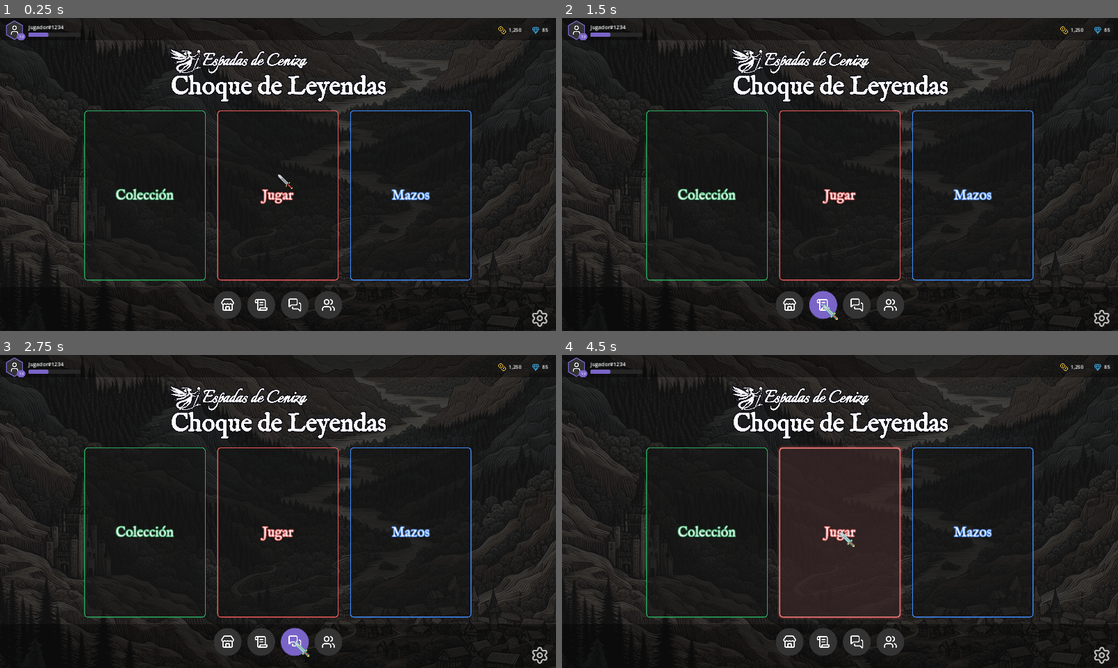
Above: before the commit, frames 1-4 (two rows, left to right).
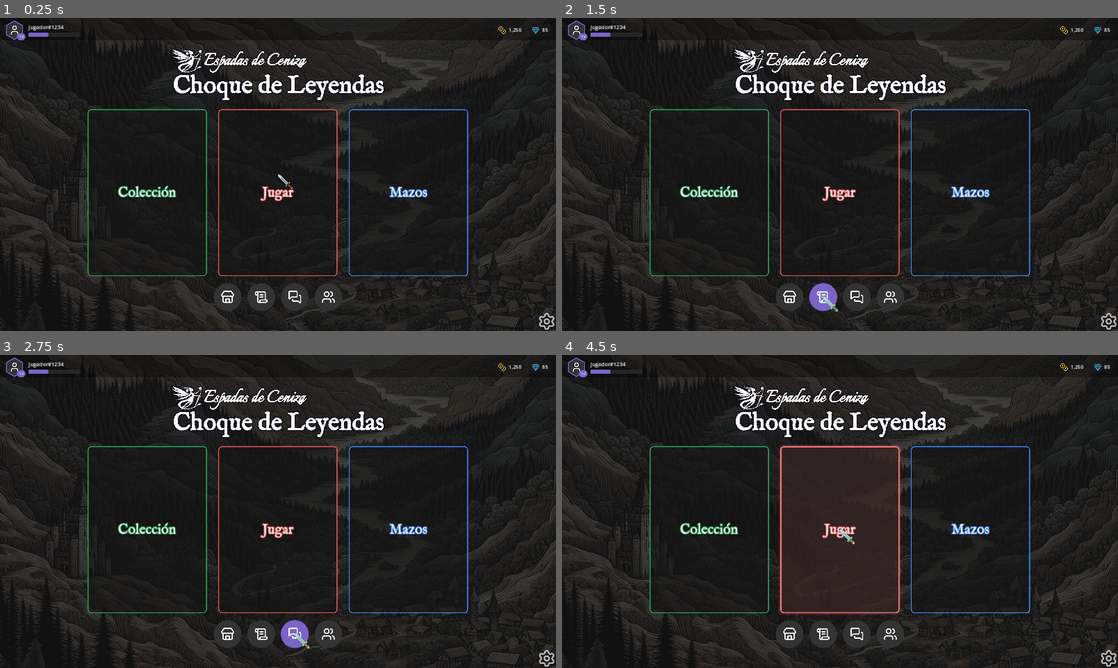
Above: after the commit, the same moments.

Repository: Bildurre/choque_de_leyendas_vg
Game: Godot game, scene res://screens/main_menu/main_menu_desktop.tscn
The game is run twice, just before and just after one commit, with the same random seed, the same clock (stepped at 60 frames per second) and the same inputs.
Inputs (mouse positions are in pixels of both pictures, inside the frame that each line leads up to; where the layout moved, square brackets give the same spot in the first picture):
- Up to frame 1 (0.25 s): no input
- Up to frame 2 (1.5 s): click (789, 296) [789, 305] at 0.5 s; click (823, 296) [823, 305] at 1.25 s
- Up to frame 3 (2.75 s): click (294, 633) [294, 642] at 2 s
- Up to frame 4 (4.5 s): click (890, 633) [890, 642] at 2.75 s; click (1106, 658) [1101, 655] at 3.5 s; click "Jugar" at 4.25 s

The runs differ from the first frame. In frame 1, 5.2% of the frame differs, in the area x 15-100%, y 10-100%; in frame 2, 5.3%; in frame 3, 5.4%; in frame 4, 5.8%.

Commit message:
Split bottom section into two bars: NavBar and SettingsBar
- NavBar: HBoxContainer with icon buttons centered (alignment=1)
- SettingsBar: HBoxContainer with gear aligned right (alignment=2)
- Both are direct children of the Layout VBoxContainer, fitting
  content naturally instead of using absolute positioning

https://claude.ai/code/session_0176j4sJi8nNgewyZfevnuDY

Diff:
--- a/screens/main_menu/main_menu_desktop.tscn
+++ b/screens/main_menu/main_menu_desktop.tscn
@@ -288,30 +288,12 @@
 script = ExtResource("14_mcb")
 accent_color = Color(0.251, 0.549, 0.992, 1)
 
-[node name="BottomSection" type="Control" parent="Layout"]
-layout_mode = 2
-custom_minimum_size = Vector2(0, 150)
-
-[node name="BottomBg" type="ColorRect" parent="Layout/BottomSection"]
-layout_mode = 1
-anchors_preset = 15
-anchor_right = 1.0
-anchor_bottom = 1.0
-grow_horizontal = 2
-grow_vertical = 2
-color = Color(0.0, 0.0, 0.0, 0.35)
-mouse_filter = 2
-
-[node name="CenterButtons" type="HBoxContainer" parent="Layout/BottomSection"]
-layout_mode = 1
-anchors_preset = 5
-anchor_left = 0.5
-anchor_right = 0.5
-offset_top = 12.0
-grow_horizontal = 2
+[node name="NavBar" type="HBoxContainer" parent="Layout"]
+layout_mode = 2
+alignment = 1
 theme_override_constants/separation = 20
 
-[node name="ShopButton" type="Button" parent="Layout/BottomSection/CenterButtons"]
+[node name="ShopButton" type="Button" parent="Layout/NavBar"]
 unique_name_in_owner = true
 layout_mode = 2
 tooltip_text = "MAIN_MENU_SHOP"
@@ -319,7 +301,7 @@
 script = ExtResource("2_ib")
 hover_color = Color(0.478, 0.392, 0.784, 1)
 
-[node name="MissionsButton" type="Button" parent="Layout/BottomSection/CenterButtons"]
+[node name="MissionsButton" type="Button" parent="Layout/NavBar"]
 unique_name_in_owner = true
 layout_mode = 2
 tooltip_text = "MAIN_MENU_MISSIONS"
@@ -327,7 +309,7 @@
 script = ExtResource("2_ib")
 hover_color = Color(0.478, 0.392, 0.784, 1)
 
-[node name="SocialButton" type="Button" parent="Layout/BottomSection/CenterButtons"]
+[node name="SocialButton" type="Button" parent="Layout/NavBar"]
 unique_name_in_owner = true
 layout_mode = 2
 tooltip_text = "MAIN_MENU_SOCIAL"
@@ -335,7 +317,7 @@
 script = ExtResource("2_ib")
 hover_color = Color(0.478, 0.392, 0.784, 1)
 
-[node name="FriendsButton" type="Button" parent="Layout/BottomSection/CenterButtons"]
+[node name="FriendsButton" type="Button" parent="Layout/NavBar"]
 unique_name_in_owner = true
 layout_mode = 2
 tooltip_text = "MAIN_MENU_FRIENDS"
@@ -343,20 +325,14 @@
 script = ExtResource("2_ib")
 hover_color = Color(0.478, 0.392, 0.784, 1)
 
-[node name="SettingsButton" type="TextureButton" parent="Layout/BottomSection"]
-unique_name_in_owner = true
-layout_mode = 1
-anchors_preset = 3
-anchor_left = 1.0
-anchor_top = 1.0
-anchor_right = 1.0
-anchor_bottom = 1.0
-offset_left = -56.0
-offset_top = -44.0
-offset_right = -24.0
-offset_bottom = -12.0
-grow_horizontal = 0
-grow_vertical = 0
+[node name="SettingsBar" type="HBoxContainer" parent="Layout"]
+layout_mode = 2
+alignment = 2
+
+[node name="SettingsButton" type="TextureButton" parent="Layout/SettingsBar"]
+unique_name_in_owner = true
+layout_mode = 2
+custom_minimum_size = Vector2(32, 32)
 tooltip_text = "MAIN_MENU_SETTINGS"
 texture_normal = ExtResource("8_settings")
 stretch_mode = 5
